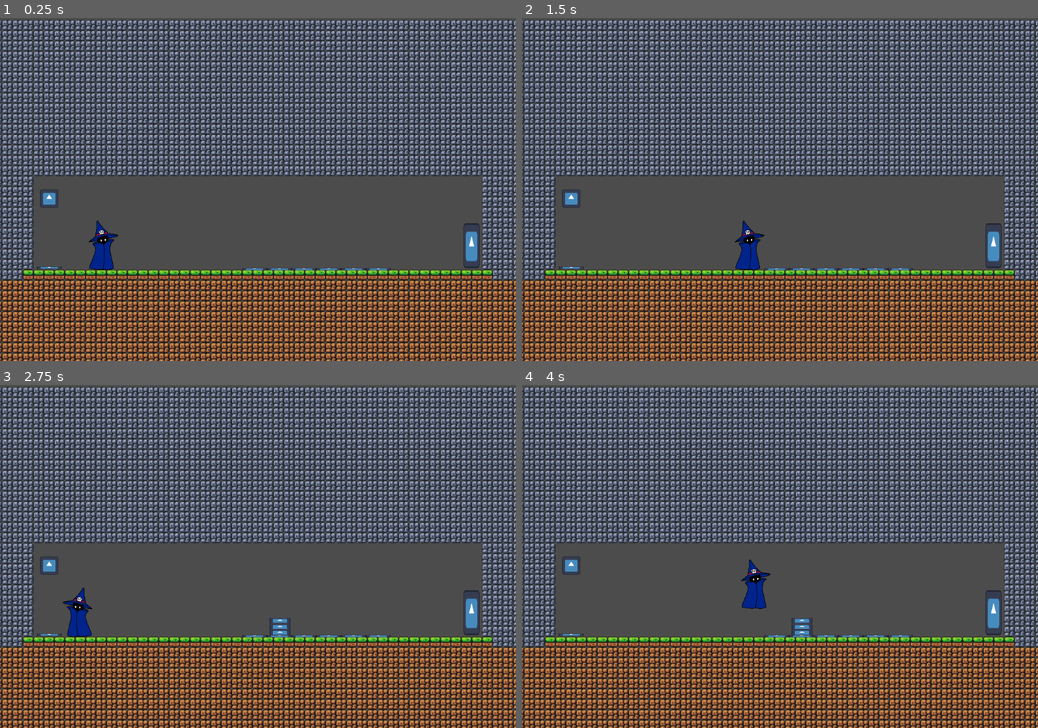
Above: before the commit, frames 1-4 (two rows, left to right).
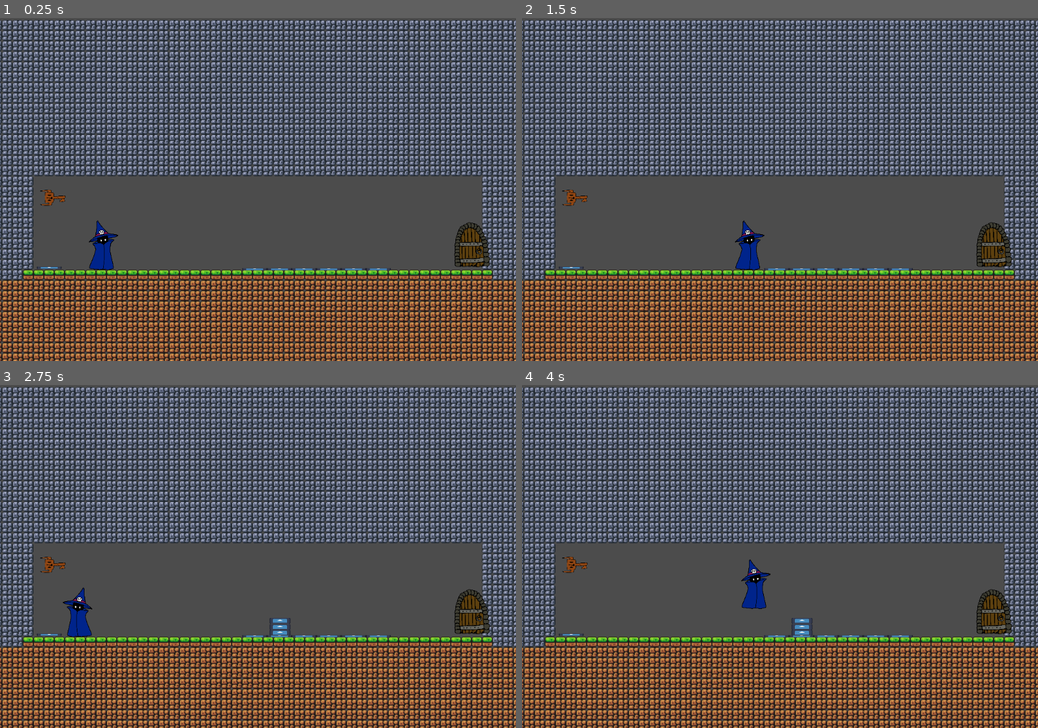
Above: after the commit, the same moments.

Repository: rsushizawa/GameJam
Game: Godot game, scene res://Scenes/Niveis/level1.tscn
The game is run twice, just before and just after one commit, with the same random seed, the same clock (stepped at 60 frames per second) and the same inputs. The engine's default icon, where the game draws it, is replaced by a stand-in: a white triangle on a blue panel in a dark square.
Inputs:
- Up to frame 1 (0.25 s): no input
- Up to frame 2 (1.5 s): tap Enter (ui_accept) at 0.5, 0.77 s; hold Q 0.53-1.28 s; hold Right (ui_right) from 0.53 s (still down); tap E at 1.35 s
- Up to frame 3 (2.75 s): tap Enter (ui_accept) at 1.52 s; release Right (ui_right) at 2.03 s; hold Left (ui_left) from 2.03 s (still down); hold Q from 2.03 s (still down)
- Up to frame 4 (4 s): tap Enter (ui_accept) at 2.75, 3.02, 3.77 s; release Left (ui_left) at 2.78 s; release Q at 2.78 s; hold Right (ui_right) from 2.78 s (still down); tap E at 2.85 s; hold Q from 3.53 s (still down)

The runs differ from the first frame. In frame 1, 0.9% of the frame differs, in the area x 7-95%, y 50-73%; in frame 2, 0.9%; in frame 3, 0.9%; in frame 4, 0.9%.

Commit message:
added sprites

Diff:
--- a/Scenes/Niveis/BASE.tscn
+++ b/Scenes/Niveis/BASE.tscn
@@ -7,6 +7,7 @@
 [ext_resource type="PackedScene" uid="uid://drlrfgusiawgh" path="res://Scenes/portal.tscn" id="5_bs45f"]
 [ext_resource type="PackedScene" uid="uid://f5buhkdsab0x" path="res://Scenes/item.tscn" id="6_kjgd2"]
 [ext_resource type="PackedScene" uid="uid://j01487ltwh4y" path="res://Scenes/alavanca.tscn" id="7_qtsfj"]
+[ext_resource type="PackedScene" uid="uid://dleek3bm1c0d1" path="res://Scenes/fada.tscn" id="8_xrk3d"]
 [ext_resource type="PackedScene" uid="uid://dr28rcwcfar0x" path="res://Scenes/sino.tscn" id="9_m7ub0"]
 
 [sub_resource type="TileSetAtlasSource" id="TileSetAtlasSource_qp627"]
@@ -161,6 +162,8 @@
 [node name="Player" parent="." instance=ExtResource("4_m7ub0")]
 position = Vector2(-83, -97)
 
+[node name="Camera2D" type="Camera2D" parent="Player"]
+
 [node name="Portal" parent="." instance=ExtResource("5_bs45f")]
 position = Vector2(683, 39)
 next_level_scene_path = "uid://bar2xwi0r2dty"
@@ -181,15 +184,22 @@
 [node name="Sino" parent="." instance=ExtResource("9_m7ub0")]
 position = Vector2(413, 6)
 
+[node name="fada" parent="." instance=ExtResource("8_xrk3d")]
+position = Vector2(372, -96)
+point_a_path = NodePath("../POINT_A_PATH1")
+point_b_path = NodePath("../POINT_B_PATH1")
+point_c_path = NodePath("../POINT_C_PATH2")
+point_d_path = NodePath("../POINT_D_PATH2")
+
 [node name="POINT_A_PATH1" type="Marker2D" parent="."]
-position = Vector2(235, 30)
+position = Vector2(266, -50)
 rotation = -3.14159
 
 [node name="POINT_B_PATH1" type="Marker2D" parent="."]
-position = Vector2(475, 30)
+position = Vector2(461, -50)
 
 [node name="POINT_C_PATH2" type="Marker2D" parent="."]
-position = Vector2(255, -20)
+position = Vector2(308, -144)
 
 [node name="POINT_D_PATH2" type="Marker2D" parent="."]
-position = Vector2(455, -20)
+position = Vector2(449, -137)
--- a/Scenes/Niveis/level3.tscn
+++ b/Scenes/Niveis/level3.tscn
@@ -178,5 +178,6 @@
 position = Vector2(-157, 479)
 scale = Vector2(4, 4)
 
-[node name="Alavanca" parent="." instance=ExtResource("4_d6qkt")]
+[node name="Alavanca" parent="." node_paths=PackedStringArray("golem") instance=ExtResource("4_d6qkt")]
 position = Vector2(-465, 332)
+golem = NodePath("../golem")
--- a/Scenes/Niveis/level4.tscn
+++ b/Scenes/Niveis/level4.tscn
@@ -171,7 +171,7 @@
 next_level_scene_path = "uid://dixajdq531lss"
 
 [node name="fada" parent="." instance=ExtResource("3_fmsmh")]
-position = Vector2(-527, 315)
+position = Vector2(-502, 307)
 point_a_path = NodePath("../A")
 point_b_path = NodePath("../B")
 point_c_path = NodePath("../C")
@@ -181,7 +181,7 @@
 position = Vector2(-350, 319)
 
 [node name="A" type="Marker2D" parent="."]
-position = Vector2(-454, 321)
+position = Vector2(-431, 315)
 
 [node name="B" type="Marker2D" parent="."]
 position = Vector2(-591, 318)
--- a/Scenes/fada.tscn
+++ b/Scenes/fada.tscn
@@ -1,7 +1,7 @@
 [gd_scene load_steps=5 format=3 uid="uid://dleek3bm1c0d1"]
 
 [ext_resource type="Script" uid="uid://dywfotcmwiiu8" path="res://Scripts/fada.gd" id="1_6uy08"]
-[ext_resource type="Texture2D" uid="uid://bhwue6nbjj4cj" path="res://Scenes/icon.svg" id="1_nxrhy"]
+[ext_resource type="Texture2D" uid="uid://38i6p1f74frg" path="res://Assets/fada.png" id="2_6uy08"]
 
 [sub_resource type="RectangleShape2D" id="RectangleShape2D_6uy08"]
 size = Vector2(62, 63)
@@ -13,9 +13,9 @@
 script = ExtResource("1_6uy08")
 
 [node name="Icon" type="Sprite2D" parent="."]
-position = Vector2(-2, 0.999996)
-scale = Vector2(0.492188, 0.492188)
-texture = ExtResource("1_nxrhy")
+position = Vector2(-0.794972, 2.7804)
+scale = Vector2(0.107054, 0.107054)
+texture = ExtResource("2_6uy08")
 
 [node name="CollisionShape2D" type="CollisionShape2D" parent="."]
 position = Vector2(-2, 0.5)
--- a/Scenes/item.tscn
+++ b/Scenes/item.tscn
@@ -1,7 +1,7 @@
 [gd_scene load_steps=4 format=3 uid="uid://f5buhkdsab0x"]
 
 [ext_resource type="Script" uid="uid://bckirxb7mt4vh" path="res://Scripts/item.gd" id="1_76mu4"]
-[ext_resource type="Texture2D" uid="uid://gvdatt5v88bn" path="res://icon.svg" id="1_ys0gr"]
+[ext_resource type="Texture2D" uid="uid://mo8cbopr6oy2" path="res://Assets/chave.png" id="2_76mu4"]
 
 [sub_resource type="CircleShape2D" id="CircleShape2D_76mu4"]
 radius = 14.0
@@ -10,9 +10,9 @@
 script = ExtResource("1_76mu4")
 
 [node name="Icon" type="Sprite2D" parent="."]
-position = Vector2(0, -2.38419e-07)
-scale = Vector2(0.21875, 0.21875)
-texture = ExtResource("1_ys0gr")
+position = Vector2(7.65297, 1.49927)
+scale = Vector2(0.163166, 0.163166)
+texture = ExtResource("2_76mu4")
 
 [node name="CollisionShape2D" type="CollisionShape2D" parent="."]
 shape = SubResource("CircleShape2D_76mu4")
--- a/Scenes/portal.tscn
+++ b/Scenes/portal.tscn
@@ -1,17 +1,17 @@
 [gd_scene load_steps=4 format=3 uid="uid://drlrfgusiawgh"]
 
-[ext_resource type="Texture2D" uid="uid://bhwue6nbjj4cj" path="res://Scenes/icon.svg" id="1_j20fm"]
 [ext_resource type="Script" uid="uid://dkupuj7kg1x4g" path="res://Scripts/portal.gd" id="1_oi2tk"]
+[ext_resource type="Texture2D" uid="uid://c7i78ed1ju347" path="res://Assets/porta.png" id="2_oi2tk"]
 
 [sub_resource type="RectangleShape2D" id="RectangleShape2D_oi2tk"]
-size = Vector2(24, 70)
+size = Vector2(49.5, 65)
 
 [node name="Portal" type="Area2D"]
 script = ExtResource("1_oi2tk")
 
 [node name="Icon" type="Sprite2D" parent="."]
-scale = Vector2(0.195313, 0.539063)
-texture = ExtResource("1_j20fm")
+scale = Vector2(0.106061, 0.106061)
+texture = ExtResource("2_oi2tk")
 
 [node name="CollisionShape2D" type="CollisionShape2D" parent="."]
 shape = SubResource("RectangleShape2D_oi2tk")
--- a/Scenes/portal_final.tscn
+++ b/Scenes/portal_final.tscn
@@ -1,19 +1,20 @@
 [gd_scene load_steps=4 format=3 uid="uid://bm0gbraqqey4x"]
 
 [ext_resource type="Script" uid="uid://dsvd6vk5foa52" path="res://Scripts/portal_final.gd" id="1_185ha"]
-[ext_resource type="Texture2D" uid="uid://bhwue6nbjj4cj" path="res://Scenes/icon.svg" id="1_g4mle"]
+[ext_resource type="Texture2D" uid="uid://d33ntq77ypfn8" path="res://Assets/porta_final.png" id="2_185ha"]
 
 [sub_resource type="RectangleShape2D" id="RectangleShape2D_185ha"]
-size = Vector2(30, 98)
+size = Vector2(66, 98)
 
 [node name="PortalFinal" type="Area2D"]
 script = ExtResource("1_185ha")
 
+[node name="Icon" type="Sprite2D" parent="."]
+scale = Vector2(0.0767405, 0.0767405)
+texture = ExtResource("2_185ha")
+
 [node name="CollisionShape2D" type="CollisionShape2D" parent="."]
+position = Vector2(-2, 0)
 shape = SubResource("RectangleShape2D_185ha")
 
-[node name="Icon" type="Sprite2D" parent="."]
-scale = Vector2(0.234375, 0.765625)
-texture = ExtResource("1_g4mle")
-
 [connection signal="body_entered" from="." to="." method="_on_body_entered"]
--- a/Scenes/projetil.tscn
+++ b/Scenes/projetil.tscn
@@ -1,10 +1,10 @@
 [gd_scene load_steps=4 format=3 uid="uid://bfffhrwbukknv"]
 
 [ext_resource type="Script" uid="uid://skx8t2su1yi3" path="res://Scripts/projetil.gd" id="1_3onwi"]
-[ext_resource type="Texture2D" uid="uid://bhwue6nbjj4cj" path="res://Scenes/icon.svg" id="1_gppq6"]
+[ext_resource type="Texture2D" uid="uid://csufkitpj4pfn" path="res://Assets/projetil_e_porta_final.png" id="2_3onwi"]
 
 [sub_resource type="RectangleShape2D" id="RectangleShape2D_3onwi"]
-size = Vector2(32, 32)
+size = Vector2(66, 32)
 
 [node name="Projetil" type="Area2D"]
 collision_layer = 0
@@ -13,10 +13,10 @@
 [node name="Icon" type="Sprite2D" parent="."]
 position = Vector2(-7.62939e-06, -1.00001)
 scale = Vector2(0.257813, 0.257813)
-texture = ExtResource("1_gppq6")
+texture = ExtResource("2_3onwi")
 
 [node name="CollisionShape2D" type="CollisionShape2D" parent="."]
-position = Vector2(0, -1)
+position = Vector2(1, -1)
 shape = SubResource("RectangleShape2D_3onwi")
 
 [connection signal="body_entered" from="." to="." method="_on_body_entered"]
--- a/Scenes/sino.tscn
+++ b/Scenes/sino.tscn
@@ -1,17 +1,17 @@
 [gd_scene load_steps=4 format=3 uid="uid://dr28rcwcfar0x"]
 
-[ext_resource type="Texture2D" uid="uid://bhwue6nbjj4cj" path="res://Scenes/icon.svg" id="1_12usc"]
 [ext_resource type="Script" uid="uid://d2wejr56xt4n7" path="res://Scripts/sino.gd" id="1_s8ygj"]
+[ext_resource type="Texture2D" uid="uid://5bmrfxvyfn7n" path="res://Assets/sino.png" id="2_s8ygj"]
 
 [sub_resource type="RectangleShape2D" id="RectangleShape2D_s8ygj"]
-size = Vector2(4, 4)
+size = Vector2(11, 14)
 
 [node name="Sino" type="Area2D"]
 script = ExtResource("1_s8ygj")
 
 [node name="Sprite2D" type="Sprite2D" parent="."]
-scale = Vector2(0.0234375, 0.0234375)
-texture = ExtResource("1_12usc")
+scale = Vector2(0.0569162, 0.0569162)
+texture = ExtResource("2_s8ygj")
 
 [node name="CollisionShape2D" type="CollisionShape2D" parent="."]
 shape = SubResource("RectangleShape2D_s8ygj")
Binary file added: Assets/chave.png
Not shown, added: Assets/chave.png.import
Binary file added: Assets/fada.png
Not shown, added: Assets/fada.png.import
Binary file added: Assets/porta.png
Not shown, added: Assets/porta.png.import
Binary file added: Assets/porta_final.png
Not shown, added: Assets/porta_final.png.import
Binary file added: Assets/portas_e_fada.png
Not shown, added: Assets/portas_e_fada.png.import
Binary file added: Assets/projetil_e_porta_final.png
Not shown, added: Assets/projetil_e_porta_final.png.import
(and 3 more such lines)
